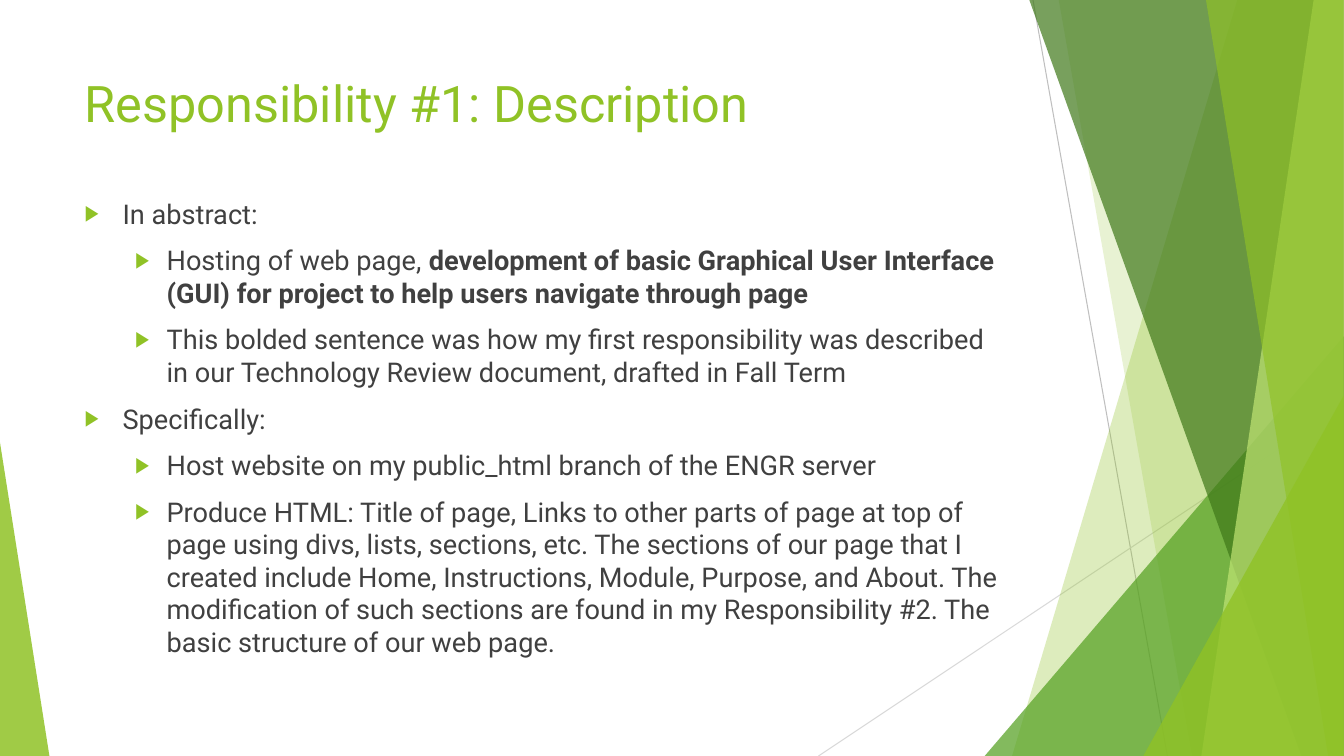
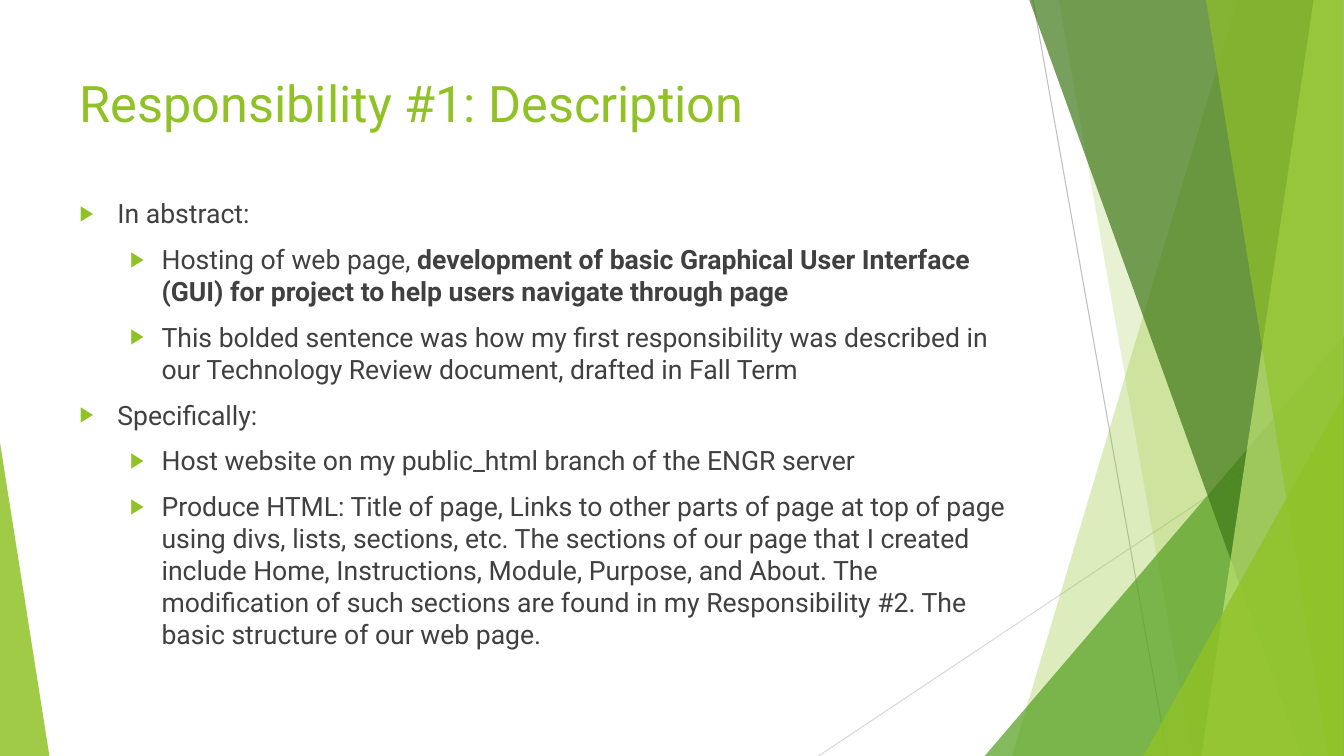
Before and after one commit to AlexDCraig/senior-capstone-project, a slide deck: slide 3 of FinalWinterTermProgressReport/FinalWinterTermDemo.pptx. Drawn at 1344x756 pixels with LibreOffice and Linux fonts; fonts in the diff are those of the drawing. Boxes give left, top, right and bottom in pixels: in the first picture for what was removed or moved away, otherwise in the second. Text is boxed around its words. In the diff, an @@ line names an element or a change of style, - is before the commit and + after.

```diff
--- a/FinalWinterTermProgressReport/FinalWinterTermDemo.pptx
+++ b/FinalWinterTermProgressReport/FinalWinterTermDemo.pptx
@@ title "Responsibility #1: Description": place and size @@
-title "Responsibility #1: Description" at <box>85,84,748,133</box>
+title "Responsibility #1: Description" at <box>80,84,743,133</box>
@@ text "In abstract:" at <box>117,203,1004,650</box>: size 19.4 to 19 pt; indent changed @@
@@ triangle removed at <box>985,336,1344,756</box> @@
@@ freeform shape added at <box>985,336,1344,756</box>, fill #54A021 at 72% opacity @@
```
Also in this commit, not shown: 21 other slides changed, 8 slides added.
